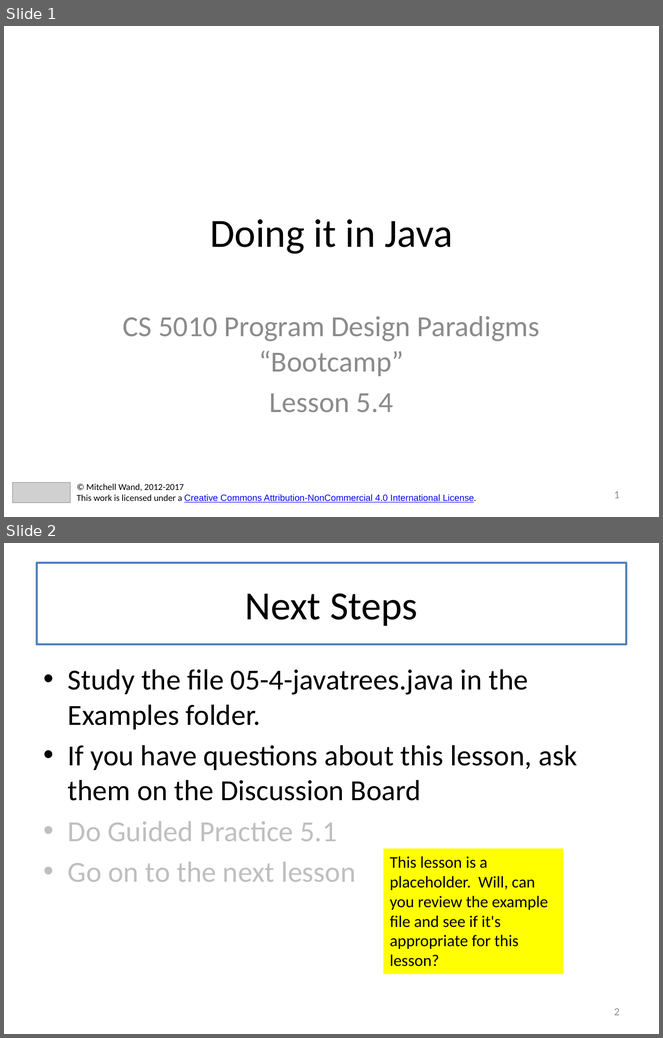
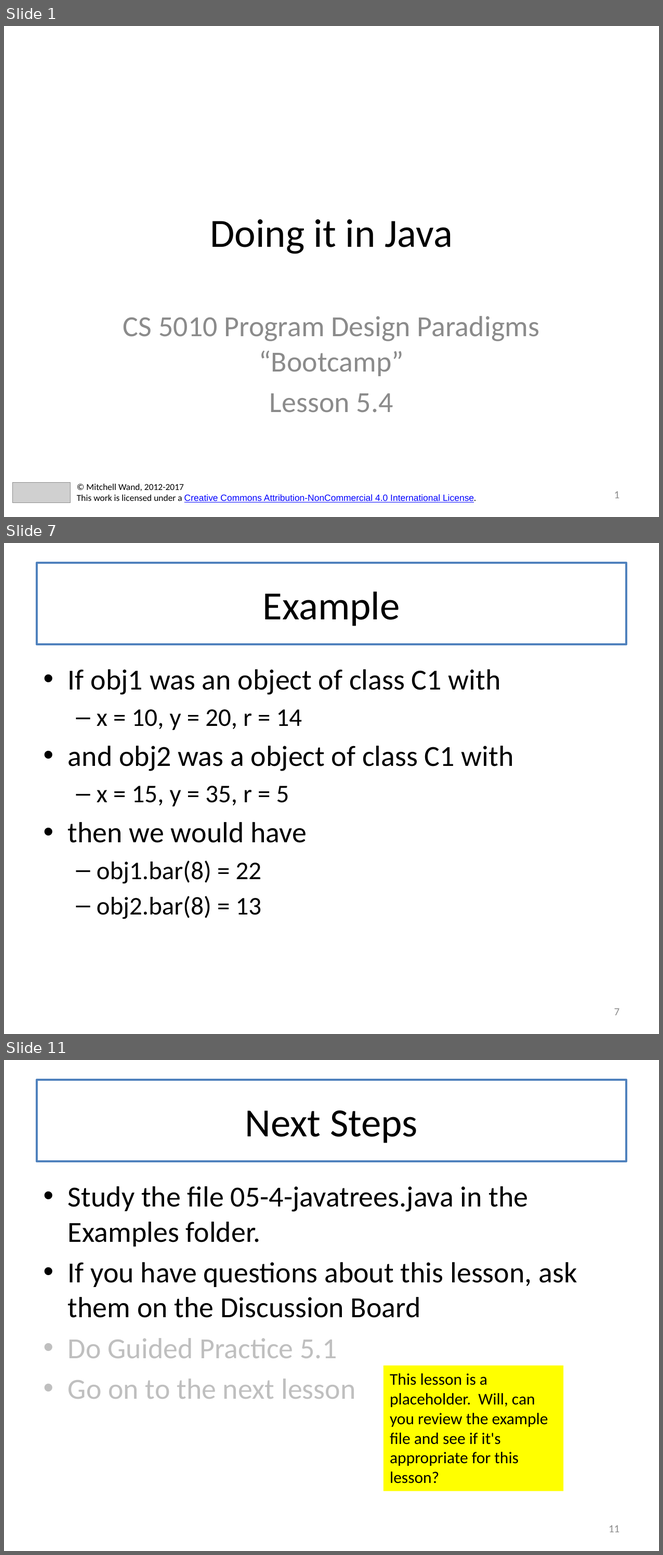
Before and after one commit to mwand/cs5010f17, a slide deck: Slides/Lesson 5.4 Doing It In Java.pptx. Shown one above the other, each under a label of ours: slides 1 and 2 before the commit, slides 1, 7 and 11 after it; the slides between them are not shown. The pictures are 663x1038 and 663x1555 pixels, drawn with LibreOffice and Linux fonts; fonts in the diff are those of the drawing; grey boxes stand for pictures. Boxes give left, top, right and bottom in pixels: in the first picture for what was removed or moved away, otherwise in the second. Text is boxed around its words. In the diff, an @@ line names an element or a change of style, - is before the commit and + after.

```diff
--- a/Slides/Lesson 5.4 Doing It In Java.pptx
+++ b/Slides/Lesson 5.4 Doing It In Java.pptx
@@ slide 7 added at (4, 543, 659, 1034), background #FFFFFF @@
@@ title added at (37, 563, 626, 644), fill #FFFFFF, outline #4F81BD 2.25 pt, 44 pt, text #000000 @@
+Example
@@ text added at (68, 669, 514, 919), 32 pt, text #000000 @@
+• If obj1 was an object of class C1 with
+  – x = 10, y = 20, r = 14
+• and obj2 was a object of class C1 with
+  – x = 15, y = 35, r = 5
+• then we would have
+  – obj1.bar(8) = 22
+  – obj2.bar(8) = 13
@@ page number added at (614, 1008, 620, 1016), 12 pt, text #8C8C8C @@
+7
@@ what was slide 2 is now slide 11 @@
@@ page number at (609, 1525, 620, 1533): text changed @@
-2
+11
```
Also in this commit, not shown: 8 other slides added, 4 other files.
